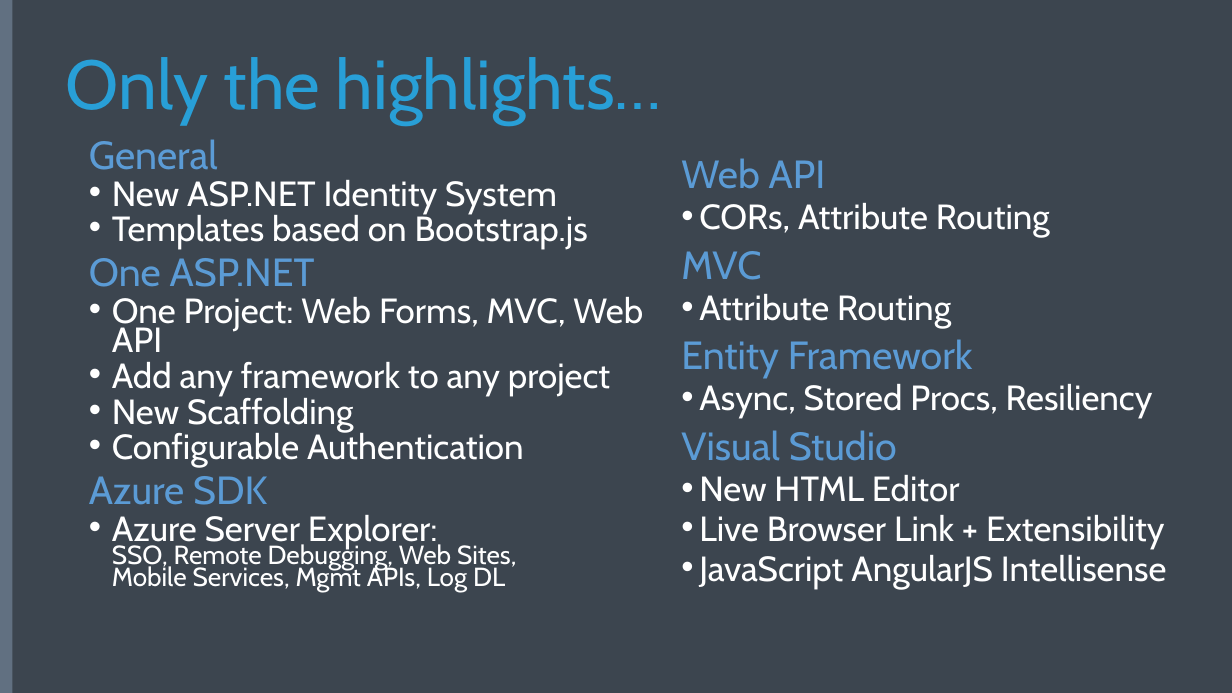
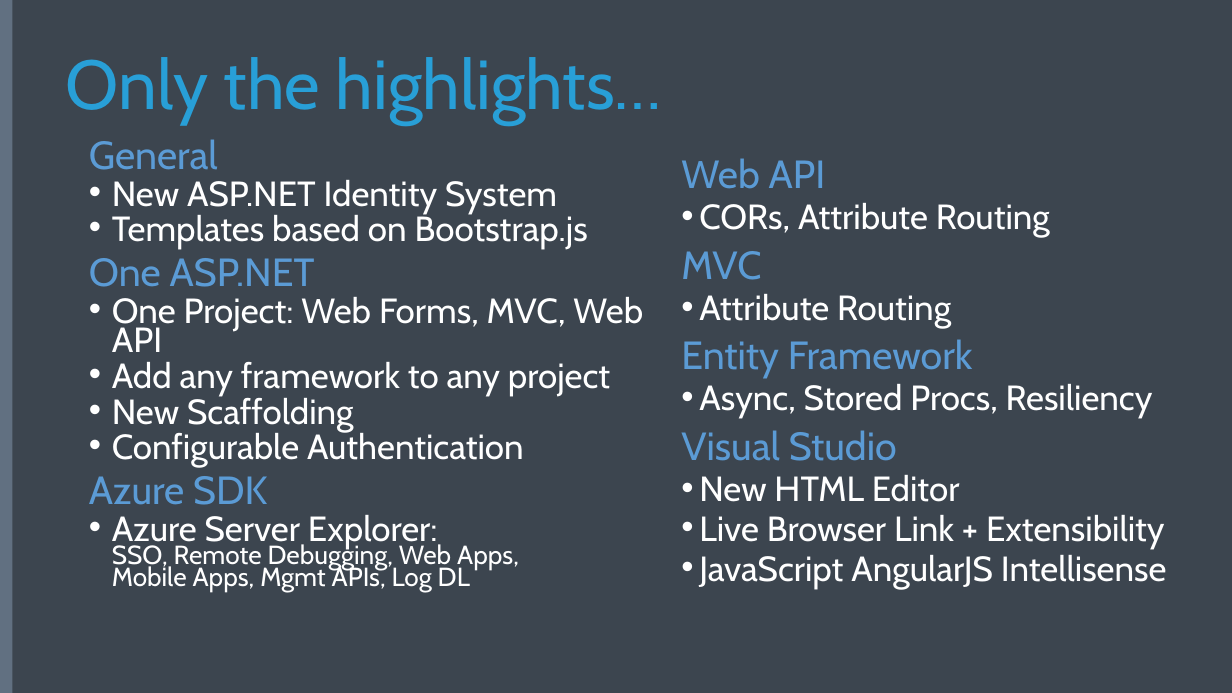
Before and after one commit to Microsoft-Web/WebCampTrainingKit, a slide deck: slide 20 of Presentation/ASPNET-and-VS-Web-Tooling/ASPNET-and-VS-Web-Tooling.pptx. Drawn at 1232x693 pixels with LibreOffice and Linux fonts; fonts in the diff are those of the drawing; background and template pictures are left out. Boxes give left, top, right and bottom in pixels: in the first picture for what was removed or moved away, otherwise in the second. Text is boxed around its words. In the diff, an @@ line names an element or a change of style, - is before the commit and + after.

```diff
--- a/Presentation/ASPNET-and-VS-Web-Tooling/ASPNET-and-VS-Web-Tooling.pptx
+++ b/Presentation/ASPNET-and-VS-Web-Tooling/ASPNET-and-VS-Web-Tooling.pptx
@@ text at box(112, 515, 519, 593): text changed @@
-  • Azure Server Explorer:
-    SSO, Remote Debugging, Web Sites,
-    Mobile Services, Mgmt APIs, Log DL
+  • Azure Server Explorer:
+    SSO, Remote Debugging, Web Apps,
+    Mobile Apps, Mgmt APIs, Log DL
```
Also in this commit, not shown: 3 other slides changed, 5 other files.
